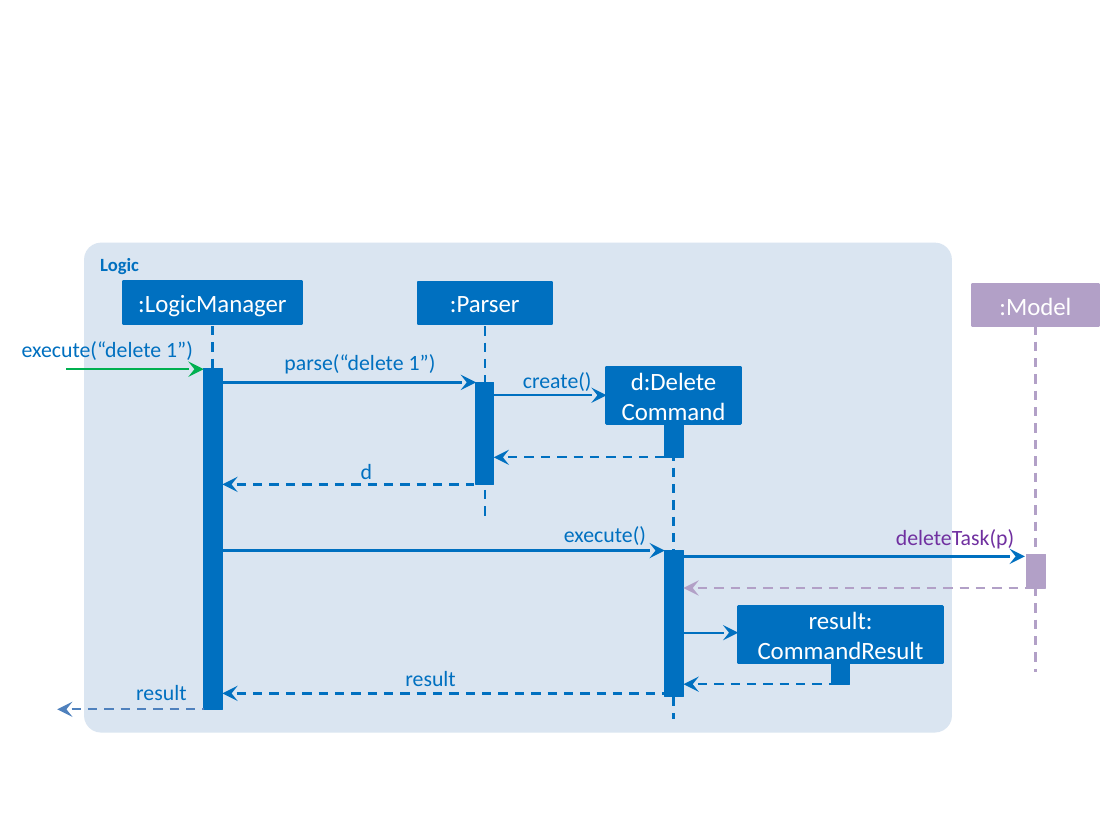
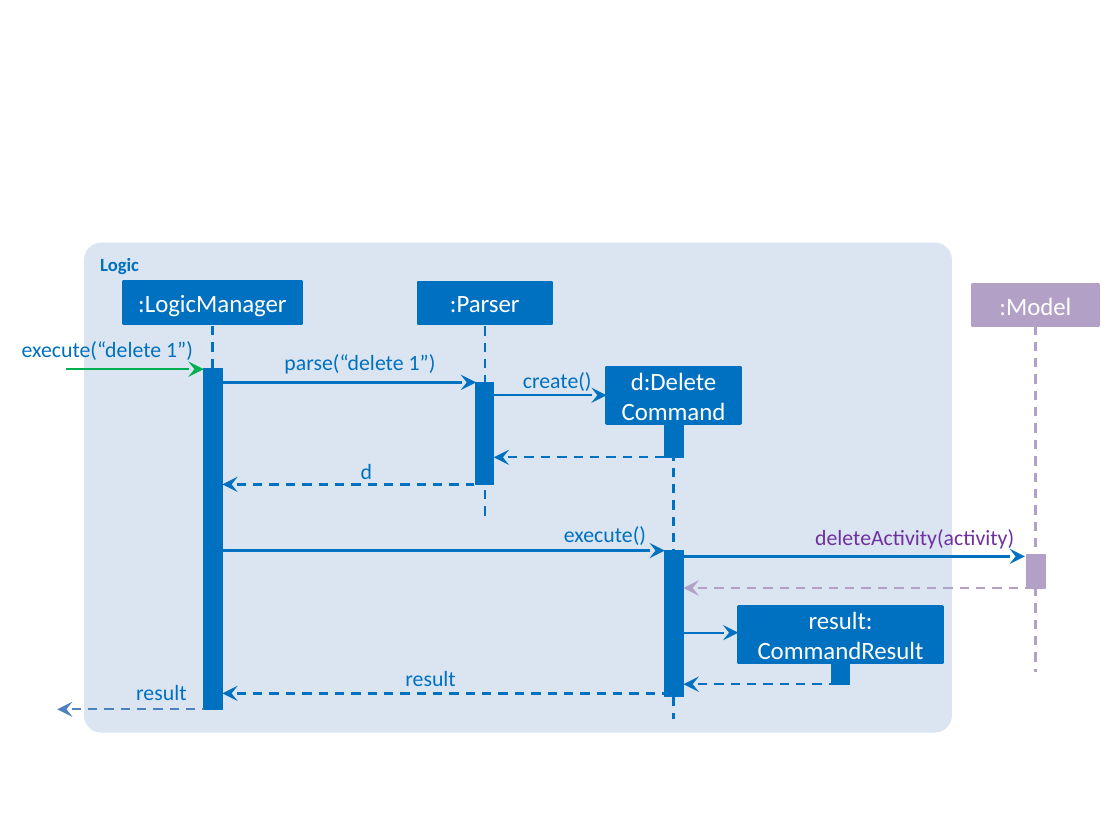
Before and after one commit to CS2103AUG2016-W10-C1/addressbook-level4, a slide deck: slide 6 of docs/diagrams/Diagrams.pptx. Drawn at 1120x840 pixels with LibreOffice and Linux fonts; fonts in the diff are those of the drawing. Boxes give left, top, right and bottom in pixels: in the first picture for what was removed or moved away, otherwise in the second. Text is boxed around its words. In the diff, an @@ line names an element or a change of style, - is before the commit and + after.

```diff
--- a/docs/diagrams/Diagrams.pptx
+++ b/docs/diagrams/Diagrams.pptx
@@ text at (815,529,1014,552): text changed @@
-deleteTask(p)
+deleteActivity(activity)
```
Also in this commit, not shown: 3 other slides changed.
